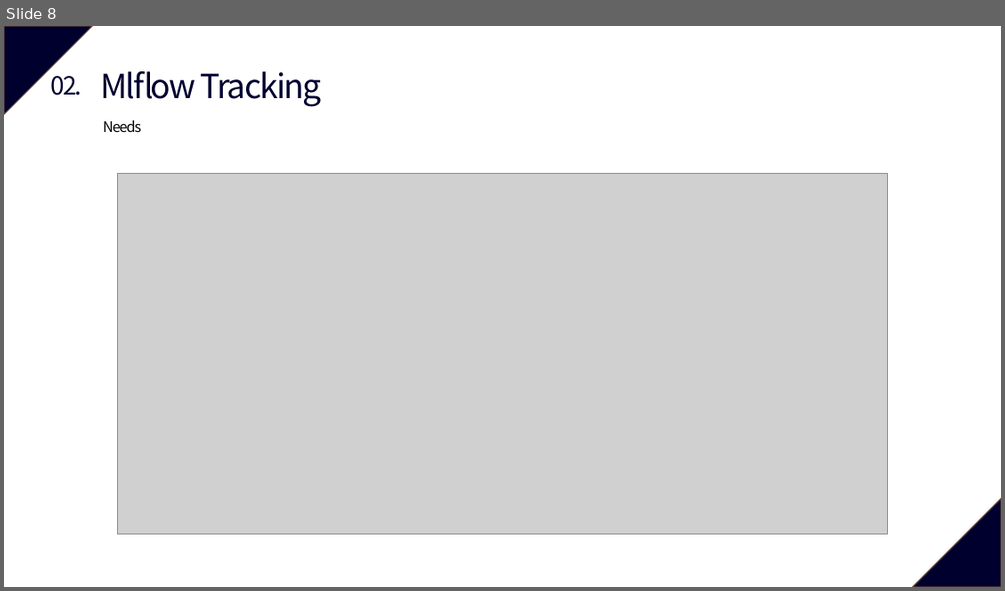
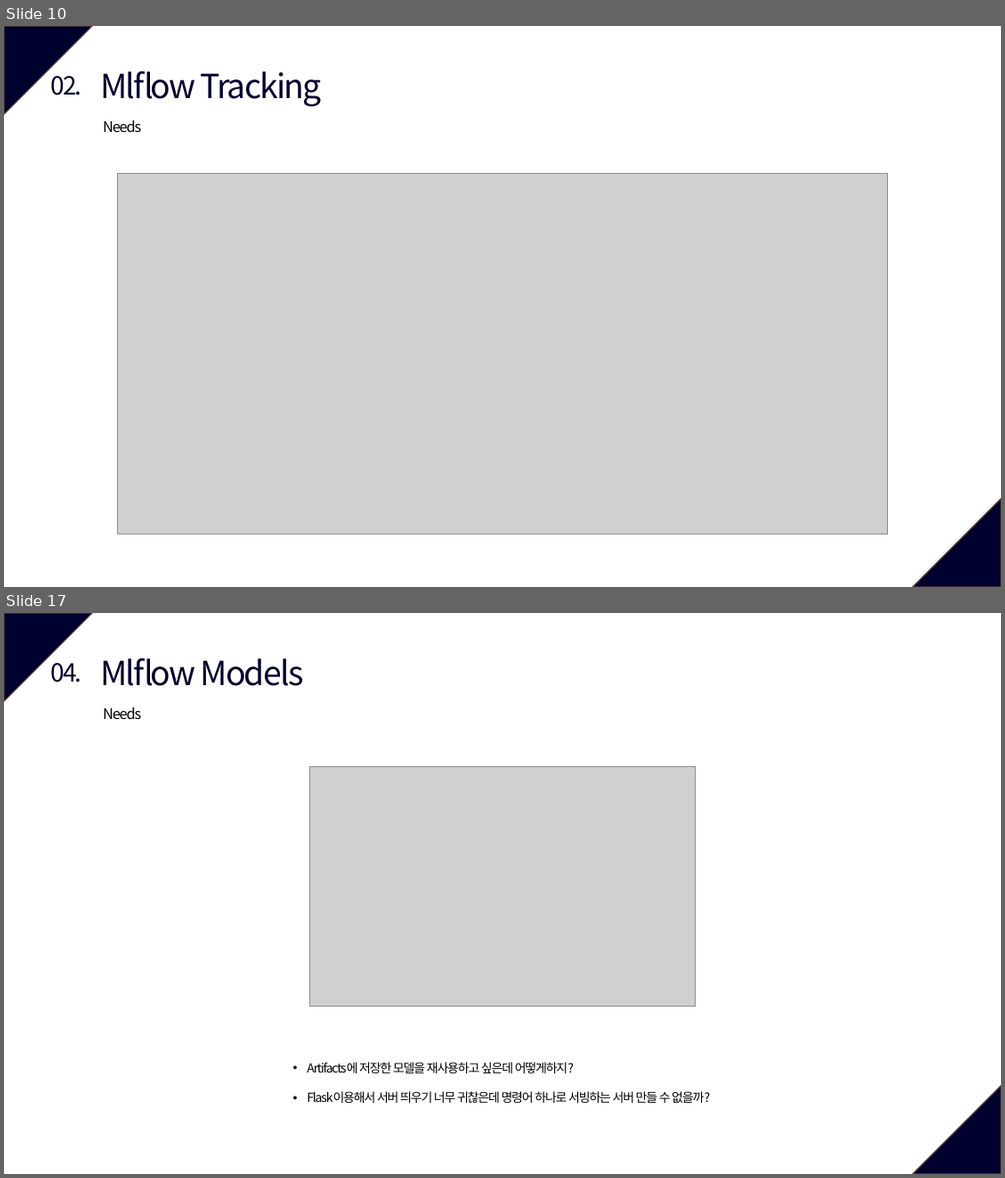
Before and after one commit to vhrehfdl/MLflow_tutorial, a slide deck: MLflow.pptx. Shown one above the other, each under a label of ours: slide 8 before the commit, slides 10 and 17 after it; the slides between them are not shown. The pictures are 1005x591 and 1005x1178 pixels, drawn with LibreOffice and Linux fonts; fonts in the diff are those of the drawing; grey boxes stand for pictures. Boxes give left, top, right and bottom in pixels: in the first picture for what was removed or moved away, otherwise in the second. Text is boxed around its words. In the diff, an @@ line names an element or a change of style, - is before the commit and + after.

```diff
--- a/MLflow.pptx
+++ b/MLflow.pptx
@@ slide 17 added at box(4, 613, 1001, 1174), background #FFFFFF; not listed: 2 template elements that a slide beside it also shows @@
@@ text added at box(50, 663, 81, 682), 24 pt, text #00002F @@
+04.
@@ text added at box(100, 658, 303, 686), 32 pt, text #00002F @@
+Mlflow Models
@@ text added at box(103, 707, 141, 720), 14 pt, text #000000 @@
+Needs
@@ picture added at box(309, 766, 696, 1005) @@
@@ text added at box(307, 1062, 710, 1103), 12 pt, text #000000 @@
+• Artifacts에 저장한 모델을 재사용하고 싶은데 어떻게하지?
+• Flask이용해서 서버 띄우기 너무 귀찮은데 명령어 하나로 서빙하는 서버 만들 수 없을까?
@@ what was slide 8 is now slide 10 @@
```
Also in this commit, not shown: 6 slides changed, 12 other slides added.
